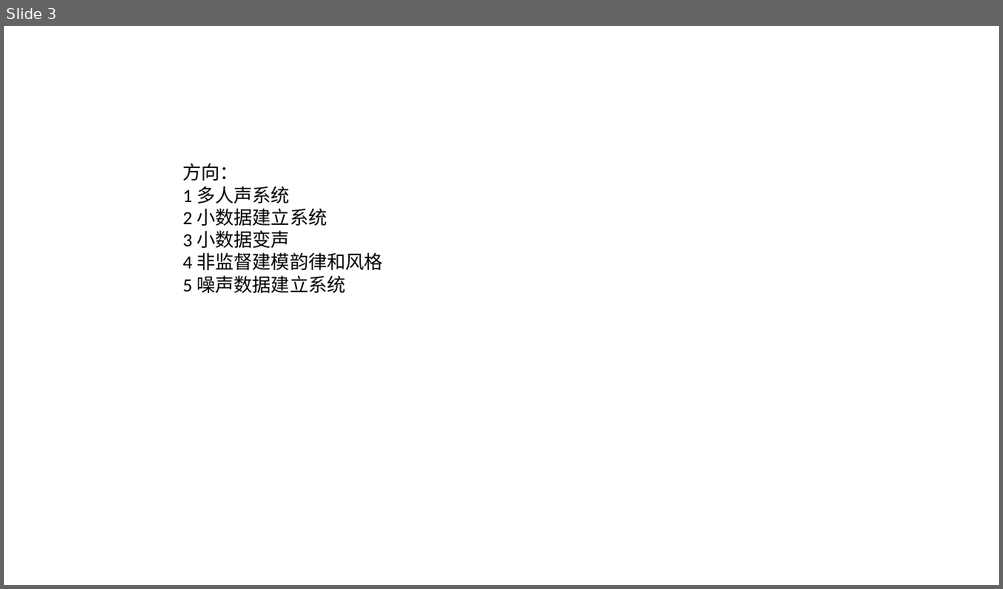
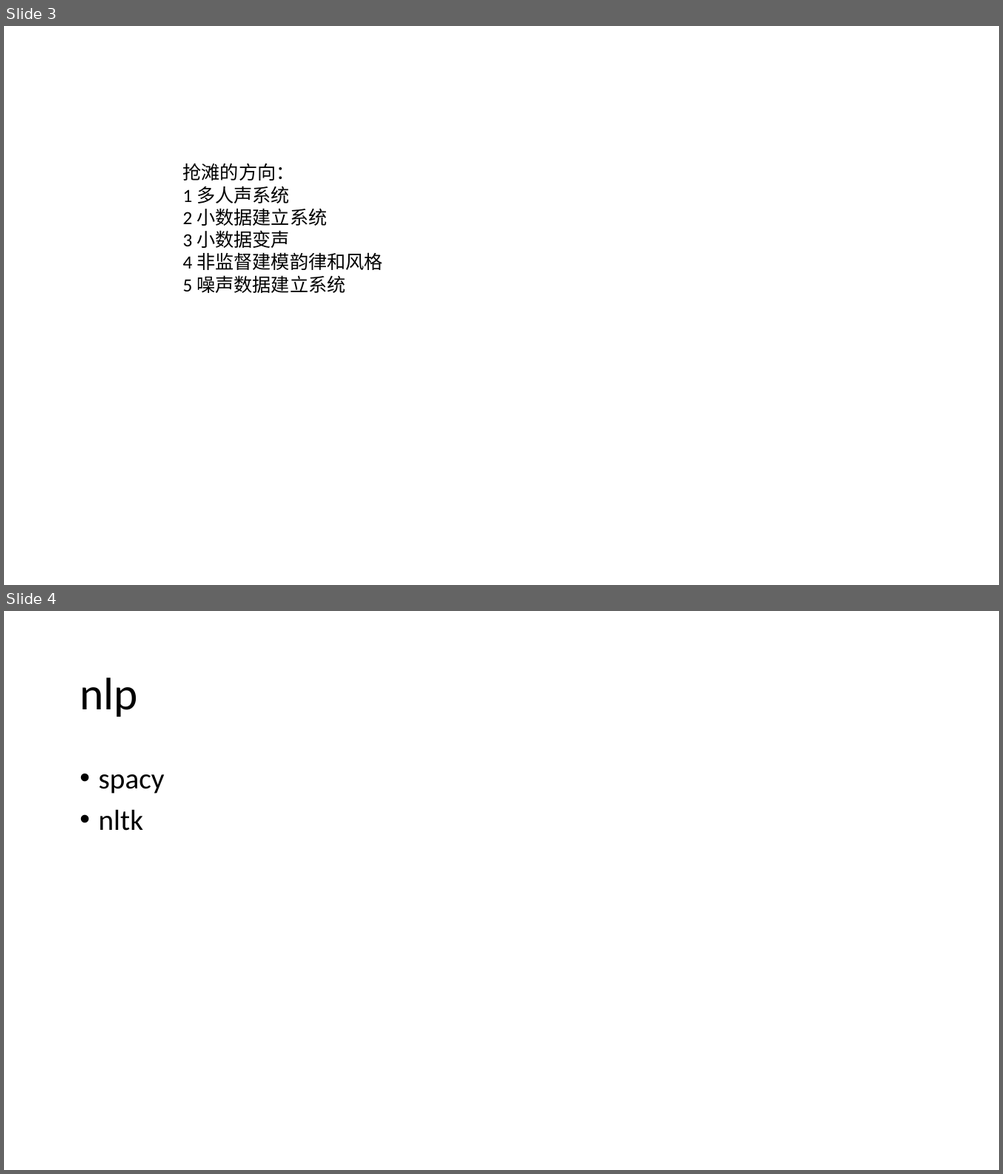
Before and after one commit to kitlomer/MuyuCoreTechnique, a slide deck: tts.pptx. Shown one above the other, each under a label of ours: slide 3 before the commit, slides 3 and 4 after it. The pictures are 1003x589 and 1003x1174 pixels, drawn with LibreOffice and Linux fonts; fonts in the diff are those of the drawing. Boxes give left, top, right and bottom in pixels: in the first picture for what was removed or moved away, otherwise in the second. Text is boxed around its words. In the diff, an @@ line names an element or a change of style, - is before the commit and + after.

```diff
--- a/tts.pptx
+++ b/tts.pptx
@@ slide 4 added at [4, 611, 999, 1170], background #FFFFFF @@
@@ title added at [79, 678, 138, 717], 44 pt, text #000000 @@
+nlp
@@ text added at [99, 775, 165, 831], 28 pt, text #000000 @@
+• spacy
+• nltk
@@ slide 3 changed as well @@
@@ text at [183, 163, 295, 181]: text changed @@
-方向：
+抢滩的方向：
```
Also in this commit, not shown: 1 other slide changed, 1 other slide added, 1 slide removed.
